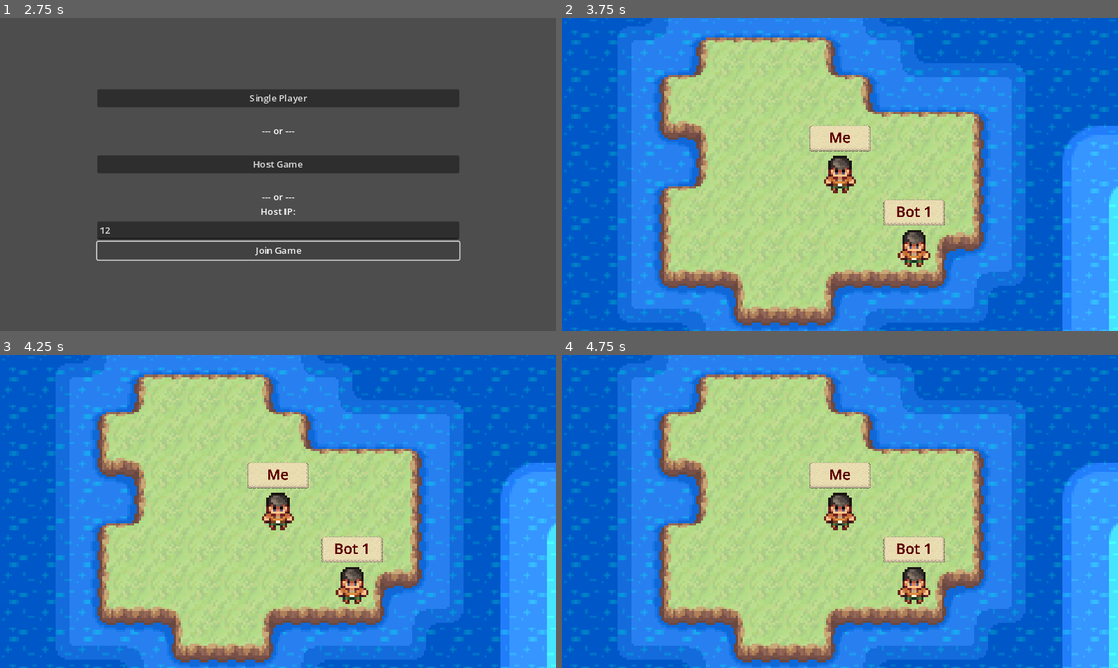
Above: before the commit, frames 1-4 (two rows, left to right).
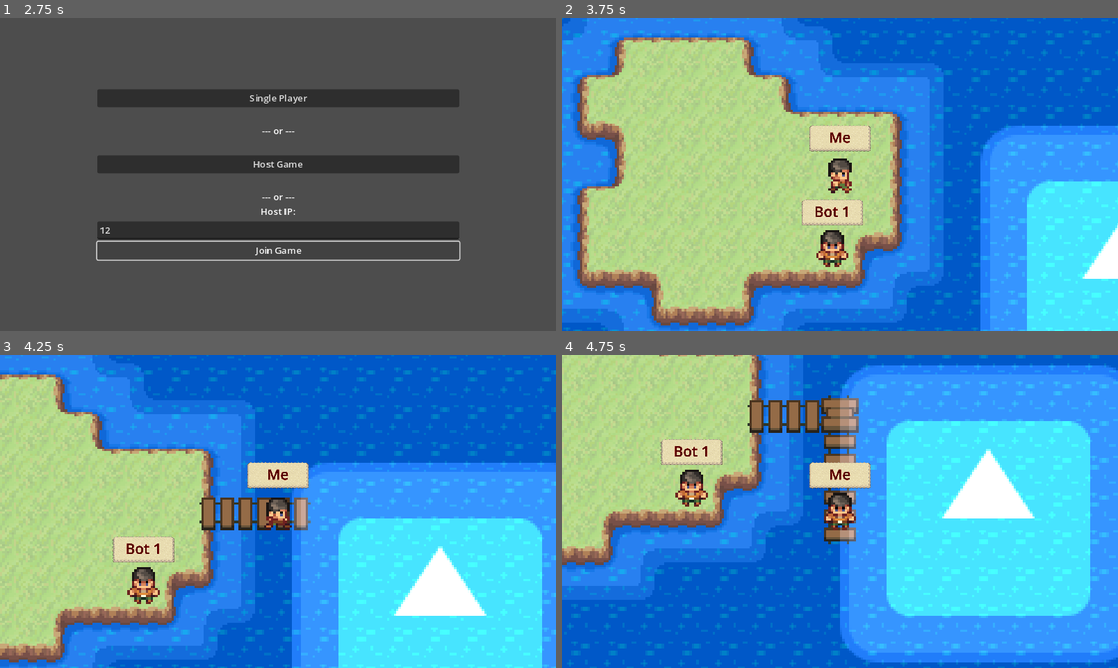
Above: after the commit, the same moments.

Repository: filippo-orru/island-tag-game
Game: Godot game, scene res://MainMenu.tscn
Same seed, same stepped clock (60 frames per second), same inputs: the game is played once before the commit and once after it. The engine's default icon, where the game draws it, is replaced by a stand-in: a white triangle on a blue panel in a dark square.
Inputs (mouse positions are in pixels of both pictures, inside the frame that each line leads up to):
- Up to frame 1 (2.75 s): click (278, 230) at 0.52 s; type "12" at 0.6 s; click "Host Game" at 1.25 s; click "Join Game" at 2 s
- Up to frame 2 (3.75 s): click "Single Player" at 2.75 s; tap Enter at 3.5 s; hold Right (ui_right) from 3.53 s (still down)
- Up to frame 3 (4.25 s): keep holding Right (ui_right)
- Up to frame 4 (4.75 s): release Right (ui_right) at 4.28 s; hold Down (ui_down) from 4.28 s (still down)

Frame 1 is identical in both runs. In frame 2, 58% of the frame differs, in the area x 0-100%, y 0-100%; in frame 3, 76%; in frame 4, 81%.

Commit message:
Do not spawn host player on single player mode

Diff:
--- a/MainMenu.gd
+++ b/MainMenu.gd
@@ -21,7 +21,7 @@
 
 	multiplayer.multiplayer_peer = peer
 
-	load_game(true)
+	load_game(true, false)
 
 
 func _on_connect_button_pressed():
@@ -36,25 +36,27 @@
 		return
 
 	multiplayer.multiplayer_peer = peer
-	load_game(false)
+	load_game(false, false)
 
 	multiplayer.server_disconnected.connect(server_offline)
 
 
-func load_game(loadMap: bool):
+func load_game(loadMap: bool, singlePlayer = false):
 	%MainMenu.hide()
 
 	# Only change level on the server.
 	# Clients will instantiate the level via the spawner.
 	if loadMap:
-		change_level.call_deferred(load("res://world.tscn"))
+		change_level.call_deferred(load("res://world.tscn"), singlePlayer)
 
 # Call this function deferred and only on the main authority (server).
-func change_level(scene: PackedScene):
+func change_level(scene: PackedScene, isSinglePlayer):
 	for child in $LevelSpawnTarget.get_children():
 		%LevelSpawnTarget.remove_child(child)
 		child.queue_free()
-	$LevelSpawnTarget.add_child(scene.instantiate())
+	var instance = scene.instantiate()
+	instance.isSinglePlayer = isSinglePlayer
+	$LevelSpawnTarget.add_child(instance)
 
 # The server can restart the level by pressing F5.
 func _input(event):
@@ -96,7 +98,7 @@
 
 
 func _on_singleplayer_button_pressed():
-	load_game(true)
+	load_game(true, true)
 	singlePlayer_PlayerInit.call_deferred()
 
 func singlePlayer_PlayerInit():
--- a/World.gd
+++ b/World.gd
@@ -6,6 +6,7 @@
 @onready var tile_map: TileMap = $Map/Island
 
 static var _instance: GameWorld = null
+var isSinglePlayer: bool = false
 
 @export var player_scene: PackedScene
 
@@ -13,8 +14,7 @@
 	_instance = self if _instance == null else _instance
 
 	# We only need to spawn players on the server.
-	# TODO also not on singleplayer
-	if not multiplayer.is_server():
+	if isSinglePlayer or not multiplayer.is_server():
 		return
 
 	multiplayer.peer_connected.connect(add_player)
